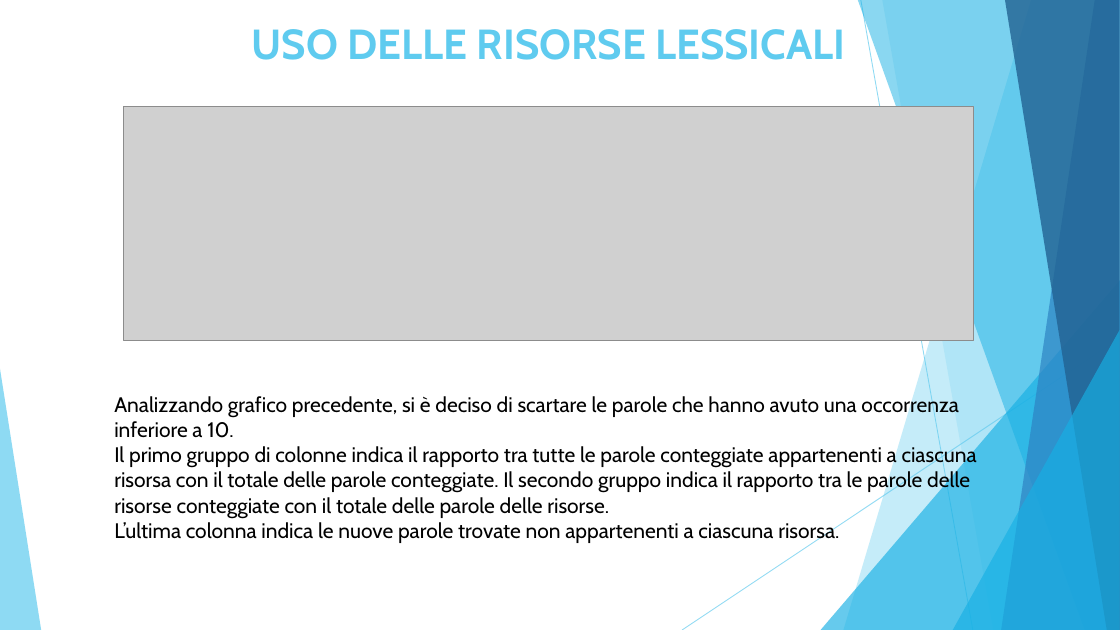
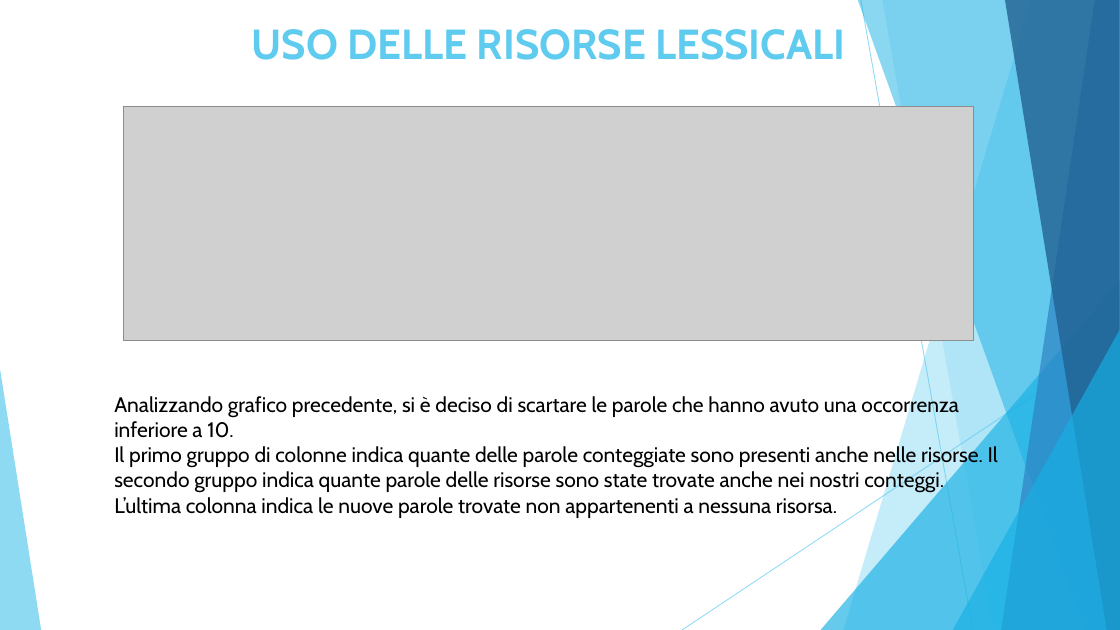
Before and after one commit to moamedterzo/MAADB, a slide deck: slide 28 of Docs/Presentazione.PPTX. Drawn at 1120x630 pixels with LibreOffice and Linux fonts; fonts in the diff are those of the drawing; grey boxes stand for pictures. Boxes give left, top, right and bottom in pixels: in the first picture for what was removed or moved away, otherwise in the second. Text is boxed around its words. In the diff, an @@ line names an element or a change of style, - is before the commit and + after.

```diff
--- a/Docs/Presentazione.PPTX
+++ b/Docs/Presentazione.PPTX
@@ text at <box>114,445,998,518</box>: text changed @@
-Il primo gruppo di colonne indica il rapporto tra tutte le parole conteggiate appartenenti a ciascuna risorsa con il totale delle parole conteggiate. Il secondo gruppo indica il rapporto tra le parole delle risorse conteggiate con il totale delle parole delle risorse.
-L’ultima colonna indica le nuove parole trovate non appartenenti a ciascuna risorsa.
+Il primo gruppo di colonne indica quante delle parole conteggiate sono presenti anche nelle risorse. Il secondo gruppo indica quante parole delle risorse sono state trovate anche nei nostri conteggi.
+L’ultima colonna indica le nuove parole trovate non appartenenti a nessuna risorsa.
```
Also in this commit, not shown: 4 other slides changed.
